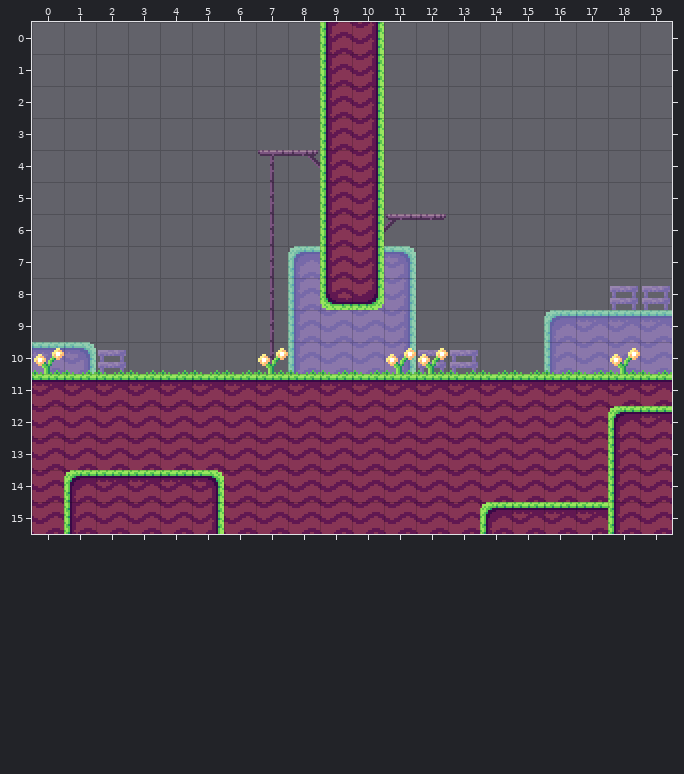
Two versions of a level (Tiled map, maps/level5.tmx). The first picture shows the starting point.
Cells are 16x16 px. Shown: x 0..19, y 0..15.
The result:
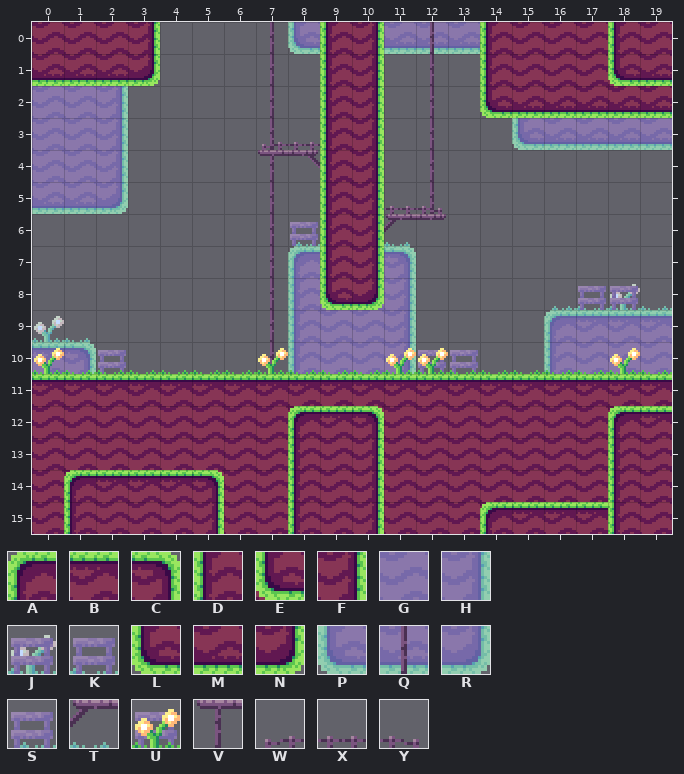
Key: from "tiles": A 0, B 1, C 2, D 16, E 17, F 18, G 22, H 23, J 26, K 27, L 32, M 33, N 34, P 37, Q 38, R 39, S 42, T 43, U 51, V 65, W 100, X 101, Y 102.
_ is an empty cell.
See-through tiles are keyed as they look on the map.
Difference:
Layer "BackTiles":
There is now tile E in row 1 at x 18; in row 12 at x 8 and 10.
There is now tile G in rows 2 to 4 at x 0 to 1.
There is now tile H in rows 2 to 4 at x 2.
The edit turns tile U into tile J in row 8 at x 18.
There is now tile J in row 9 at x 0.
The edit turns tile U into tile K in row 8 at x 19.
There is now tile K in row 8 at x 17.
There is now tile P in row 0 at x 8; in row 3 at x 15.
There is now tile Q in row 0 at x 11 to 13; in row 3 at x 16 to 19; in row 5 at x 0 to 1.
There is now tile R in row 5 at x 2.
There is now tile S in row 6 at x 8; in row 8 at x 16.
There is now tile T in row 6 at x 11; in row 9 at x 1.
There is now tile V in row 3 at x 7; in row 5 at x 12.
Layer "Tiles":
The edit turns tile E into tile A in row 12 at x 8.
The edit turns tile E into tile B in row 12 at x 9.
The edit turns tile E into tile C in row 12 at x 10.
The edit turns tile E into tile D in rows 13 to 15 at x 8.
There is now tile D in row 0 at x 14 and 18; in row 1 at x 14.
There is now tile E in row 0 at x 0 to 2, 15 to 17 and 19; in row 1 at x 15 to 17.
The edit turns tile E into tile F in rows 13 to 15 at x 10.
There is now tile F in row 0 at x 3.
There is now tile L in row 1 at x 18; in row 2 at x 14.
There is now tile M in row 1 at x 0 to 2 and 19; in row 2 at x 15 to 19.
There is now tile N in row 1 at x 3.
There is now tile U in row 6 at x 8; in row 8 at x 17 to 18.
There is now tile V in rows 0 to 2 at x 7 and 12; in rows 3 to 4 at x 12.
There is now tile W in row 3 at x 7.
There is now tile X in row 3 at x 8; in row 5 at x 11.
There is now tile Y in row 5 at x 12.
